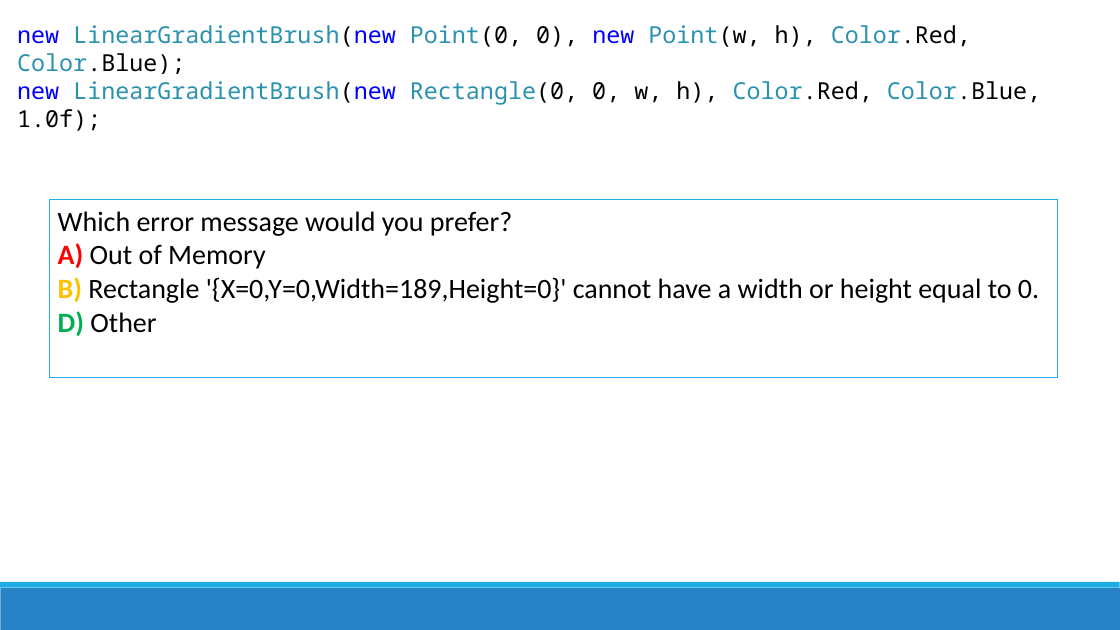
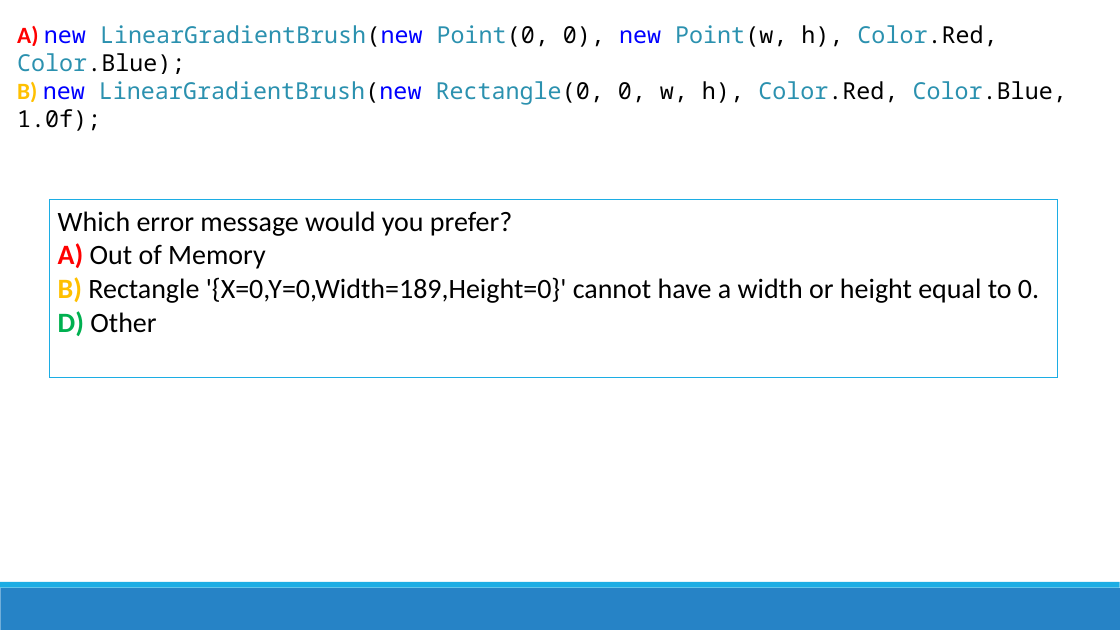
Before and after one commit to jamesrcounts/ExceptionalTalk, a slide deck: slide 8 of Talk.pptx. Drawn at 1120x630 pixels with LibreOffice and Linux fonts; fonts in the diff are those of the drawing. Boxes give left, top, right and bottom in pixels: in the first picture for what was removed or moved away, otherwise in the second. Text is boxed around its words. In the diff, an @@ line names an element or a change of style, - is before the commit and + after.

Commit message:
a), b)

```diff
--- a/Talk.pptx
+++ b/Talk.pptx
@@ text at (17,25,1067,131): text changed @@
-new LinearGradientBrush(new Point(0, 0), new Point(w, h), Color.Red, Color.Blue);
-new LinearGradientBrush(new Rectangle(0, 0, w, h), Color.Red, Color.Blue, 1.0f);
+A) new LinearGradientBrush(new Point(0, 0), new Point(w, h), Color.Red, Color.Blue);
+B) new LinearGradientBrush(new Rectangle(0, 0, w, h), Color.Red, Color.Blue, 1.0f);
```
